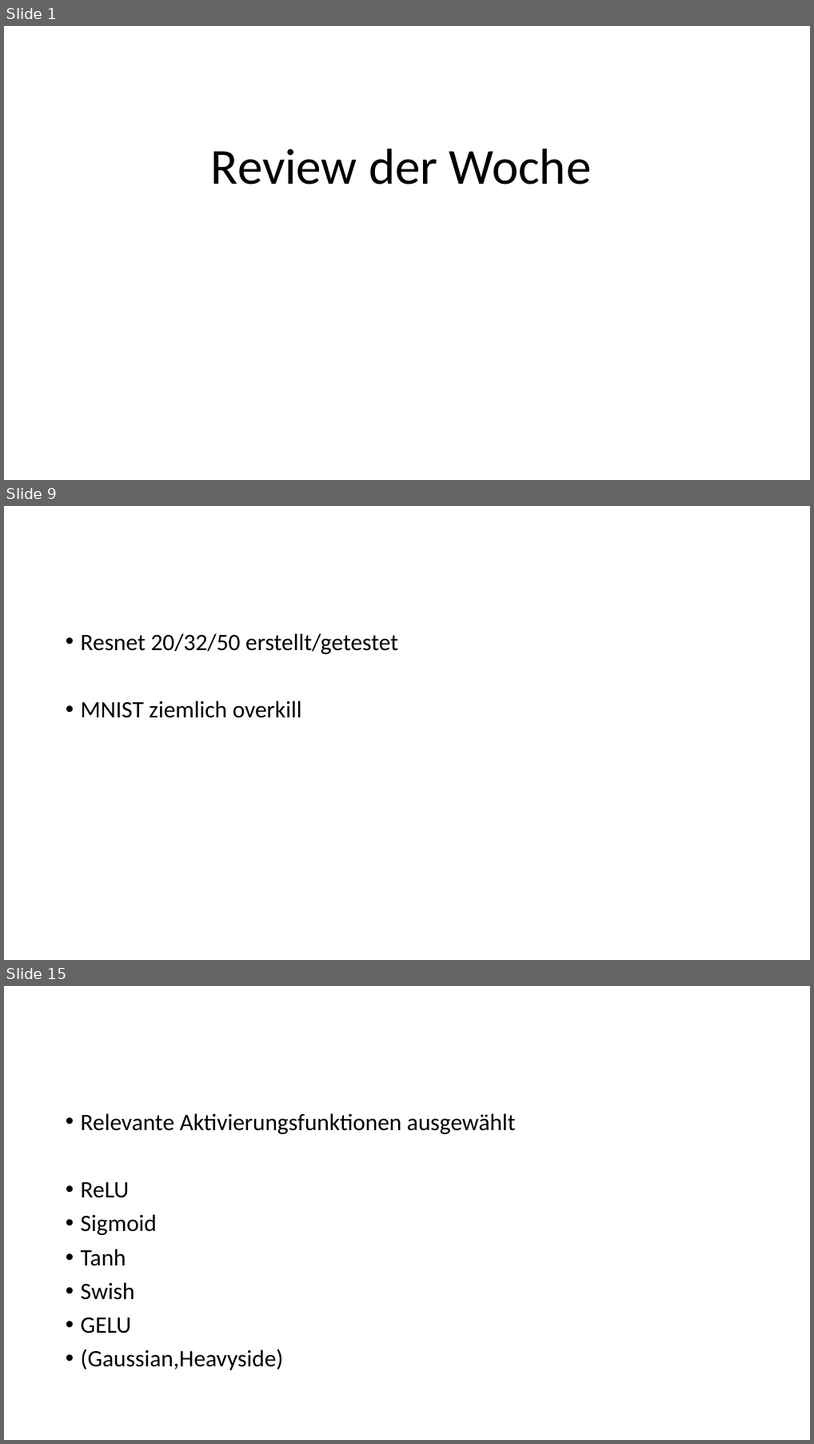
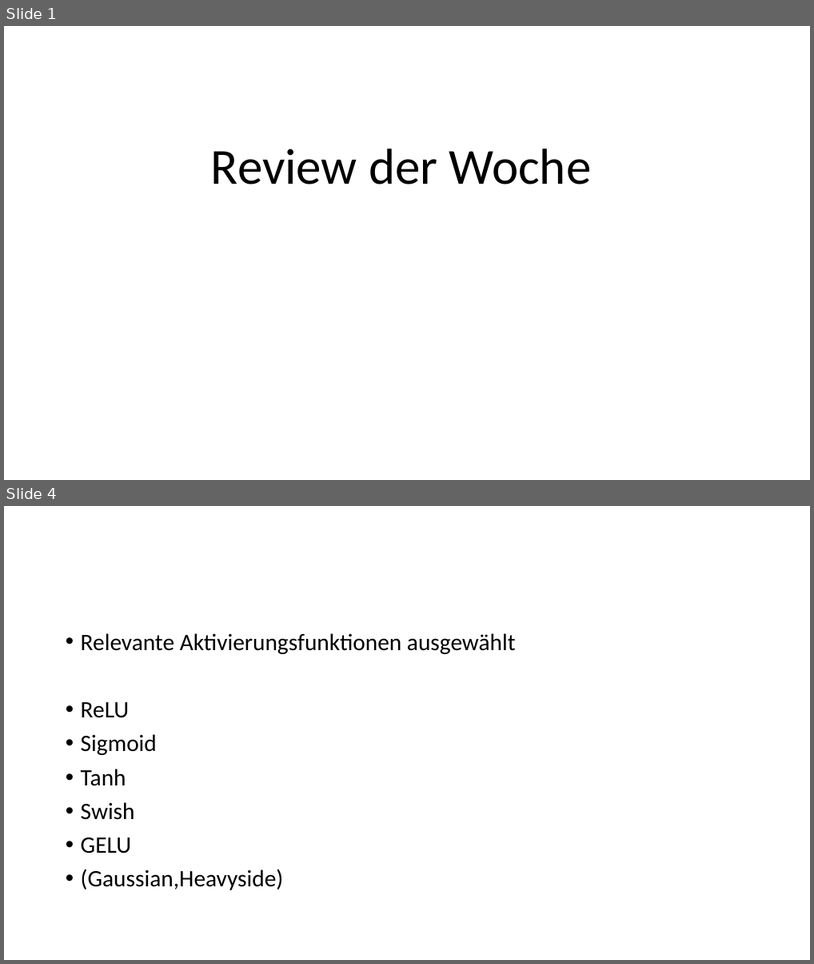
Before and after one commit to resist95/activation-ba, a slide deck: Review der Woche.odp. Shown one above the other, each under a label of ours: slides 1, 9 and 15 before the commit, slides 1 and 4 after it; the slides between them are not shown. The pictures are 814x1444 and 814x964 pixels, drawn with LibreOffice and Linux fonts; fonts in the diff are those of the drawing. Boxes give left, top, right and bottom in pixels: in the first picture for what was removed or moved away, otherwise in the second. Text is boxed around its words. In the diff, an @@ line names an element or a change of style, - is before the commit and + after.

```diff
--- a/Review der Woche.odp
+++ b/Review der Woche.odp
@@ slide 9 removed at (4, 506, 810, 960), background #FFFFFF @@
@@ text removed at (81, 633, 398, 718) @@
-• Resnet 20/32/50 erstellt/getestet
-• MNIST ziemlich overkill
@@ what was slide 15 is now slide 4 @@
```
Also in this commit, not shown: 2 slides changed, 2 slides added, 12 other slides removed, 1 other file.
